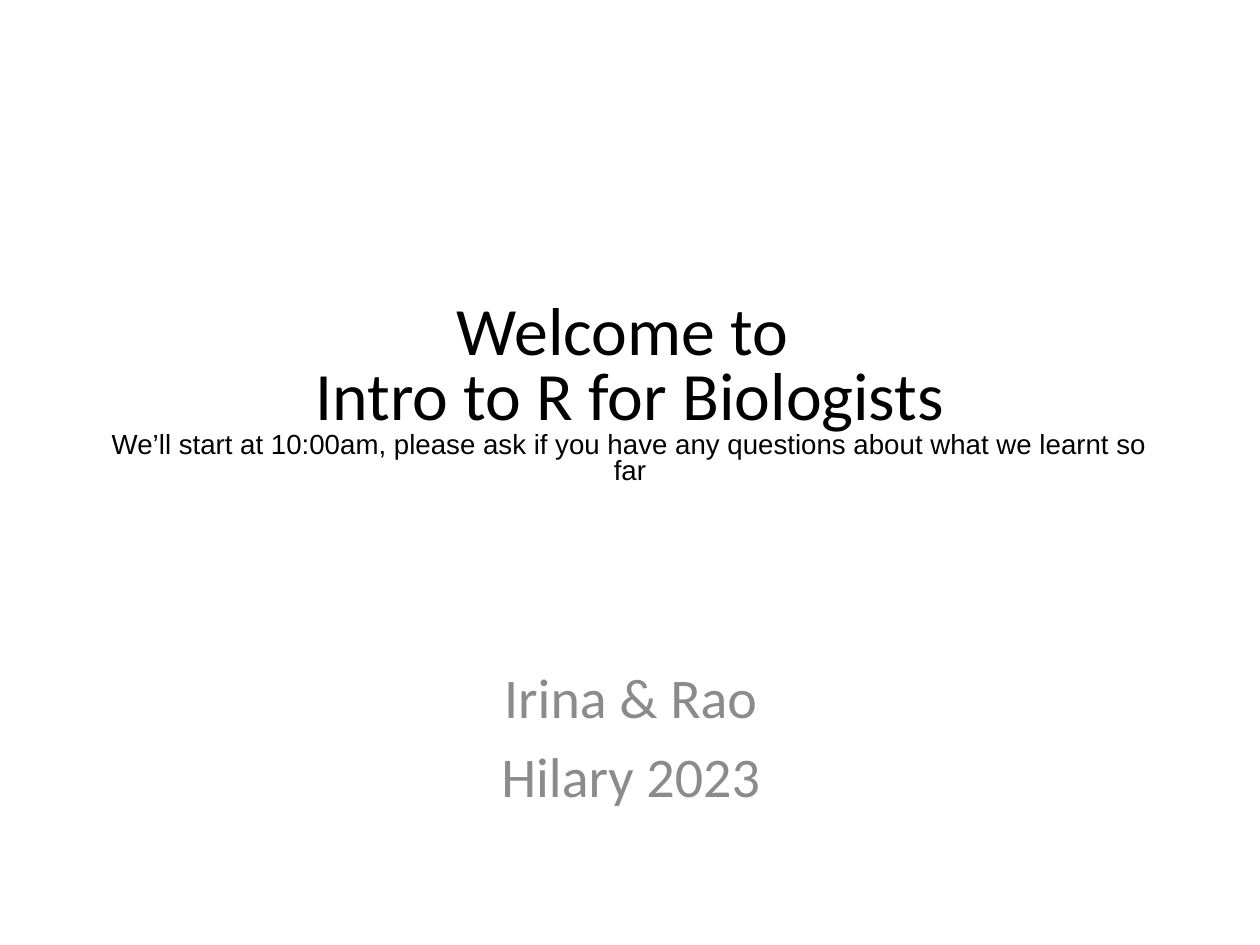
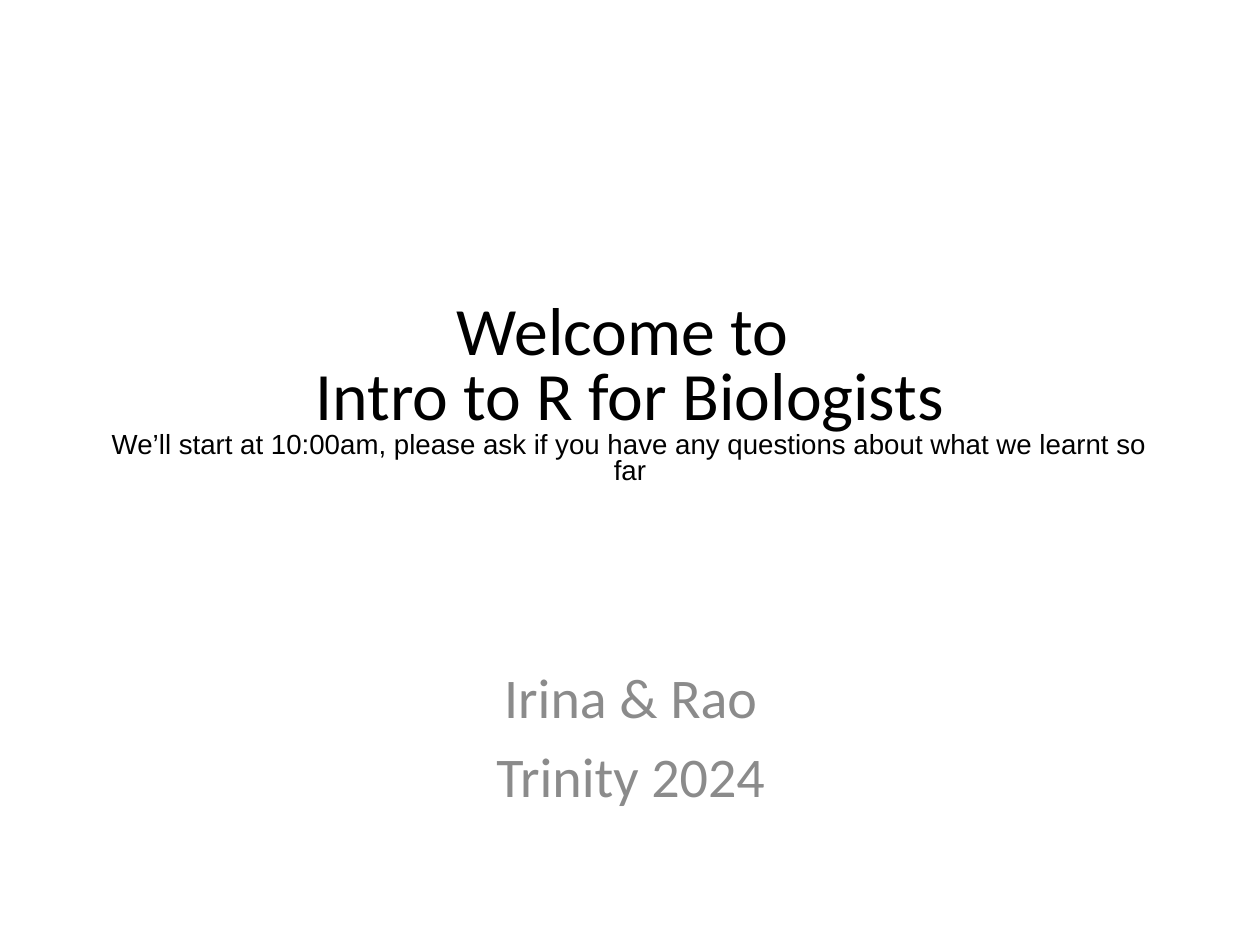
Before and after one commit to sraorao/MSD_R_course_TT2024, a slide deck: slide 1 of powerpoint/Session2.pptx. Drawn at 1260x945 pixels with LibreOffice and Linux fonts; fonts in the diff are those of the drawing. Boxes give left, top, right and bottom in pixels: in the first picture for what was removed or moved away, otherwise in the second. Text is boxed around its words. In the diff, an @@ line names an element or a change of style, - is before the commit and + after.

```diff
--- a/powerpoint/Session2.pptx
+++ b/powerpoint/Session2.pptx
@@ text at bbox=[496, 758, 764, 806]: text changed @@
-Hilary 2023
+Trinity 2024
```
Also in this commit, not shown: 1 other slide changed, 7 other files.
